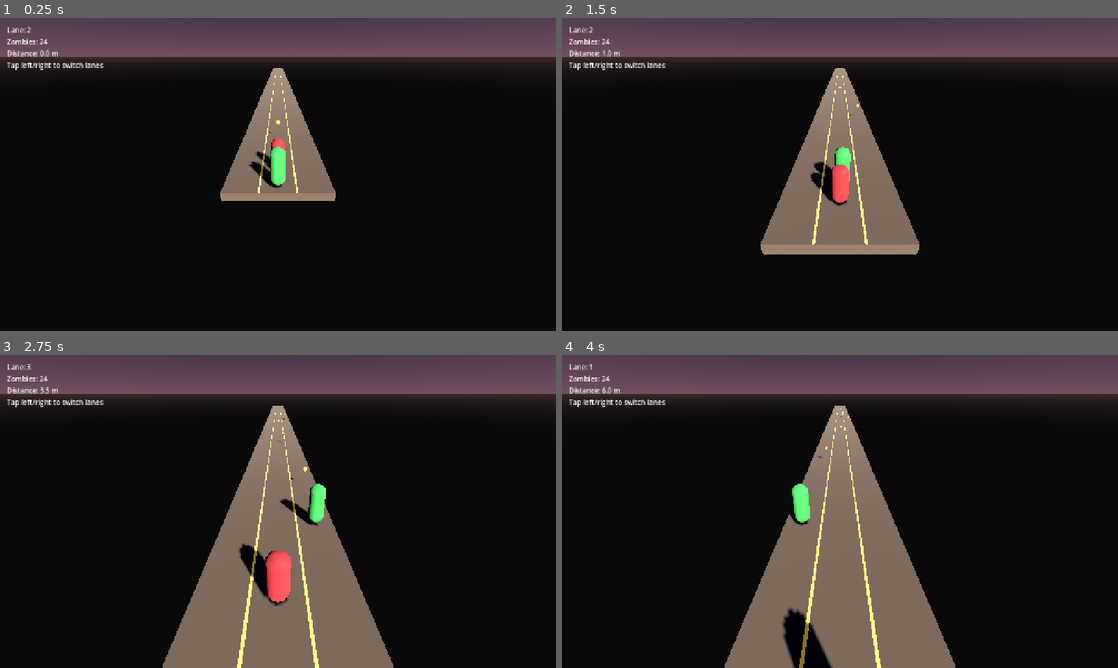
Above: before the commit, frames 1-4 (two rows, left to right).
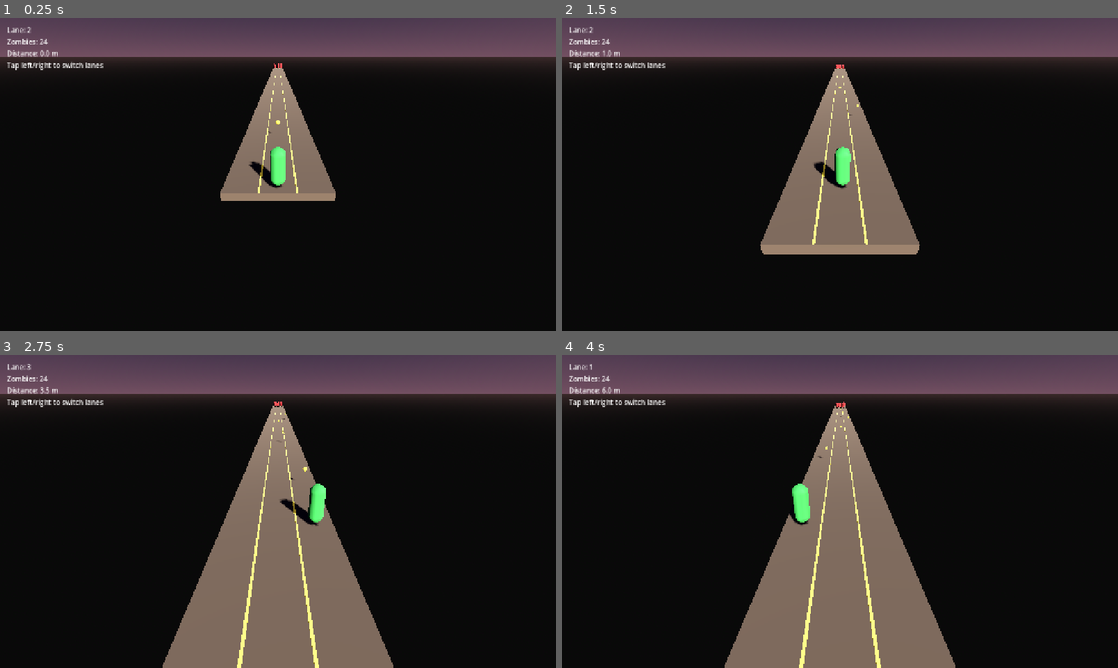
Above: after the commit, the same moments.

Repository: PawandeepSinghKhalsa/Hold-the-Line
Game: Godot game, scene res://scenes/main.tscn
Same seed, same stepped clock (60 frames per second), same inputs: the game is played once before the commit and once after it.
Inputs (mouse positions are in pixels of both pictures, inside the frame that each line leads up to):
- Up to frame 1 (0.25 s): no input
- Up to frame 2 (1.5 s): move the mouse to (962, 158) at 0.52 s; hold D (move_right) 0.53-1.28 s; click (962, 158) at 0.67 s; move the mouse to (728, 190) at 1.27 s; hold A (move_left) from 1.28 s (still down)
- Up to frame 3 (2.75 s): move the mouse to (333, 442) at 2.02 s; release A (move_left) at 2.03 s; hold D (move_right) from 2.03 s (still down)
- Up to frame 4 (4 s): move the mouse to (812, 574) at 2.77 s; click (812, 574) at 2.92 s; move the mouse to (1006, 558) at 3.52 s; release D (move_right) at 3.53 s; hold A (move_left) from 3.53 s (still down)

The runs differ from the first frame. In frame 1, 0.2% of the frame differs, in the area x 46-52%, y 14-49%; in frame 2, 0.6%; in frame 3, 1.2%, in the area x 43-53%, y 14-81%; in frame 4, 1.1%.
Error before the commit: Parse Error: Cannot infer the type of "target" variable because the value doesn't have a set type. (res://scripts/zombie.gd:36)

Commit message:
Fix GDScript parse error that prevented zombie.gd from loading
The real bug behind bullets passing through zombies and the soldier
not dying on contact: zombie.gd failed to compile, so every spawned
zombie ran without any script — no group membership, no chase, no
take_damage, no melee check. From the browser console:

  USER SCRIPT ERROR: Parse Error: Cannot infer the type of "target"
     at: GDScript::reload (res://scripts/zombie.gd:36)
  USER SCRIPT ERROR: Parse Error: Cannot infer the type of "to_target"
  USER SCRIPT ERROR: Parse Error: Cannot infer the type of "dir"

get_tree().get_first_node_in_group() returns Node, and Node doesn't
expose global_position, so GDScript 4's strict `:=` inference couldn't
figure out the Vector3 chain. Bullets also had the same latent issue
on `zombie.global_position` in the distance-check loop.

- zombie.gd: cast the group lookup to Node3D and annotate every
  Vector3/Vector2 local explicitly. No more `:=` against Variant.
- bullet.gd: same treatment in the zombies loop.
- hud.gd: cast the soldier lookup the same way for consistency.

https://claude.ai/code/session_01WNZkPqonAe5zQESFZUsP36

Diff:
--- a/scripts/bullet.gd
+++ b/scripts/bullet.gd
@@ -1,8 +1,7 @@
 extends Area3D
 
 # Travels straight forward (-Z) from the soldier. Uses a distance check
-# against zombies in the "zombies" group every physics tick instead of
-# Area3D's body_entered signal, which proved unreliable on the web export.
+# against the zombies group every physics tick.
 
 const SPEED := 25.0
 const DAMAGE := 1
@@ -19,8 +18,9 @@
 		return
 	global_position.z -= SPEED * delta
 
-	for zombie in get_tree().get_nodes_in_group("zombies"):
-		if not is_instance_valid(zombie):
+	for zombie_node in get_tree().get_nodes_in_group("zombies"):
+		var zombie: Node3D = zombie_node as Node3D
+		if zombie == null or not is_instance_valid(zombie):
 			continue
 		var zombie_center: Vector3 = zombie.global_position + Vector3(0, 0.75, 0)
 		if global_position.distance_to(zombie_center) < HIT_RADIUS:
--- a/scripts/hud.gd
+++ b/scripts/hud.gd
@@ -14,14 +14,14 @@
 	GameManager.zombies_remaining_changed.connect(_on_zombies_changed)
 	banner.visible = false
 	_on_zombies_changed(GameManager.zombies_remaining)
-	var soldier := get_tree().get_first_node_in_group("soldier")
-	if soldier != null and soldier.has_signal("lane_changed"):
-		soldier.lane_changed.connect(_on_lane_changed)
-		_on_lane_changed(soldier.lane_index)
+	var soldier_node: Node = get_tree().get_first_node_in_group("soldier")
+	if soldier_node != null and soldier_node.has_signal("lane_changed"):
+		soldier_node.lane_changed.connect(_on_lane_changed)
+		_on_lane_changed(soldier_node.lane_index)
 
 
 func _process(_delta: float) -> void:
-	var soldier := get_tree().get_first_node_in_group("soldier")
+	var soldier: Node3D = get_tree().get_first_node_in_group("soldier") as Node3D
 	if soldier == null:
 		return
 	var distance: float = max(0.0, -soldier.global_position.z)
--- a/scripts/zombie.gd
+++ b/scripts/zombie.gd
@@ -1,20 +1,18 @@
 extends CharacterBody3D
 
 # Actively chases the soldier. Each frame the zombie steers toward the
-# soldier's current XZ position, so strafing no longer guarantees safety.
-# Melee contact uses a 2D (XZ) distance check to avoid Y drift from
-# bridge physics preventing the game-over trigger.
+# soldier's current XZ position. Melee contact uses a 2D (XZ) distance
+# check to avoid Y drift hiding the game-over trigger.
 
 const WALK_SPEED := 3.0
 const MELEE_RANGE := 0.9
 # Extra multiplier on the lateral component of the chase vector so zombies
-# from outer lanes visibly peel toward the soldier's lane rather than
-# tracking him at forward-speed only.
+# from outer lanes visibly peel toward the soldier's lane.
 const LATERAL_GAIN := 1.4
 
 @export var max_hp: int = 1
 var hp: int
-var lane_index: int = 1  # Used by the spawner for initial placement only.
+var lane_index: int = 1
 var _target_jitter: Vector3 = Vector3.ZERO
 
 
@@ -29,15 +27,15 @@
 		velocity = Vector3.ZERO
 		return
 
-	var soldier := get_tree().get_first_node_in_group("soldier")
+	var soldier: Node3D = get_tree().get_first_node_in_group("soldier") as Node3D
 	if soldier == null:
 		velocity = Vector3(0, 0, WALK_SPEED)
 	else:
-		var target := soldier.global_position + _target_jitter
-		var to_target := target - global_position
-		to_target.y = 0
+		var target: Vector3 = soldier.global_position + _target_jitter
+		var to_target: Vector3 = target - global_position
+		to_target.y = 0.0
 		if to_target.length() > 0.05:
-			var dir := to_target.normalized()
+			var dir: Vector3 = to_target.normalized()
 			velocity = dir * WALK_SPEED
 			velocity.x *= LATERAL_GAIN
 		else:
@@ -47,8 +45,8 @@
 	global_position.y = 0.1
 
 	if soldier != null:
-		var me := Vector2(global_position.x, global_position.z)
-		var target_pos := Vector2(soldier.global_position.x, soldier.global_position.z)
+		var me: Vector2 = Vector2(global_position.x, global_position.z)
+		var target_pos: Vector2 = Vector2(soldier.global_position.x, soldier.global_position.z)
 		if me.distance_to(target_pos) < MELEE_RANGE:
 			if soldier.has_method("take_melee_hit"):
 				soldier.take_melee_hit()
